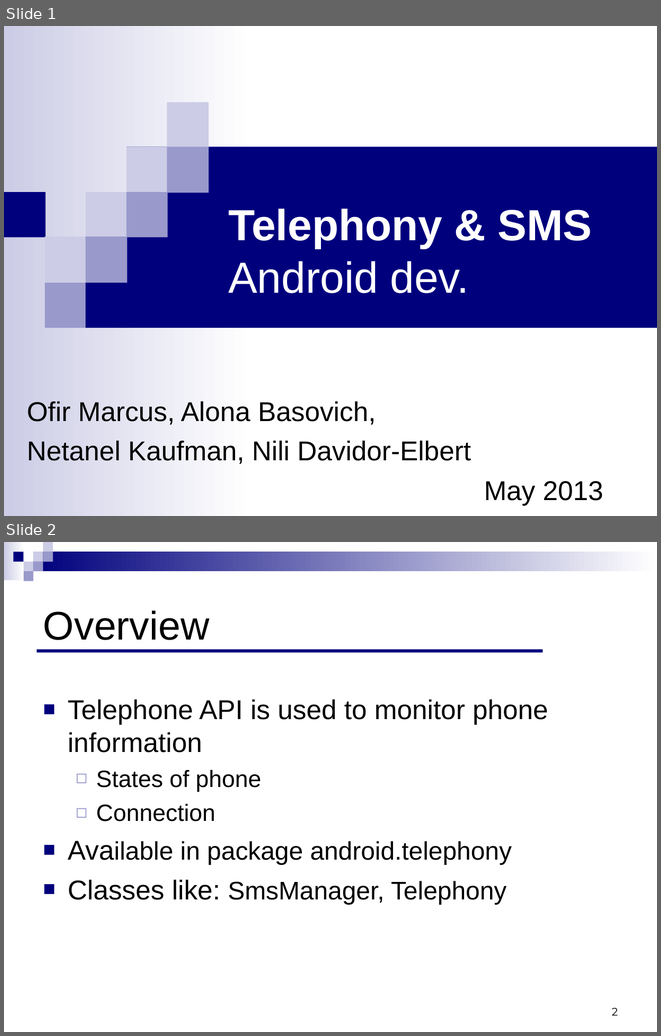
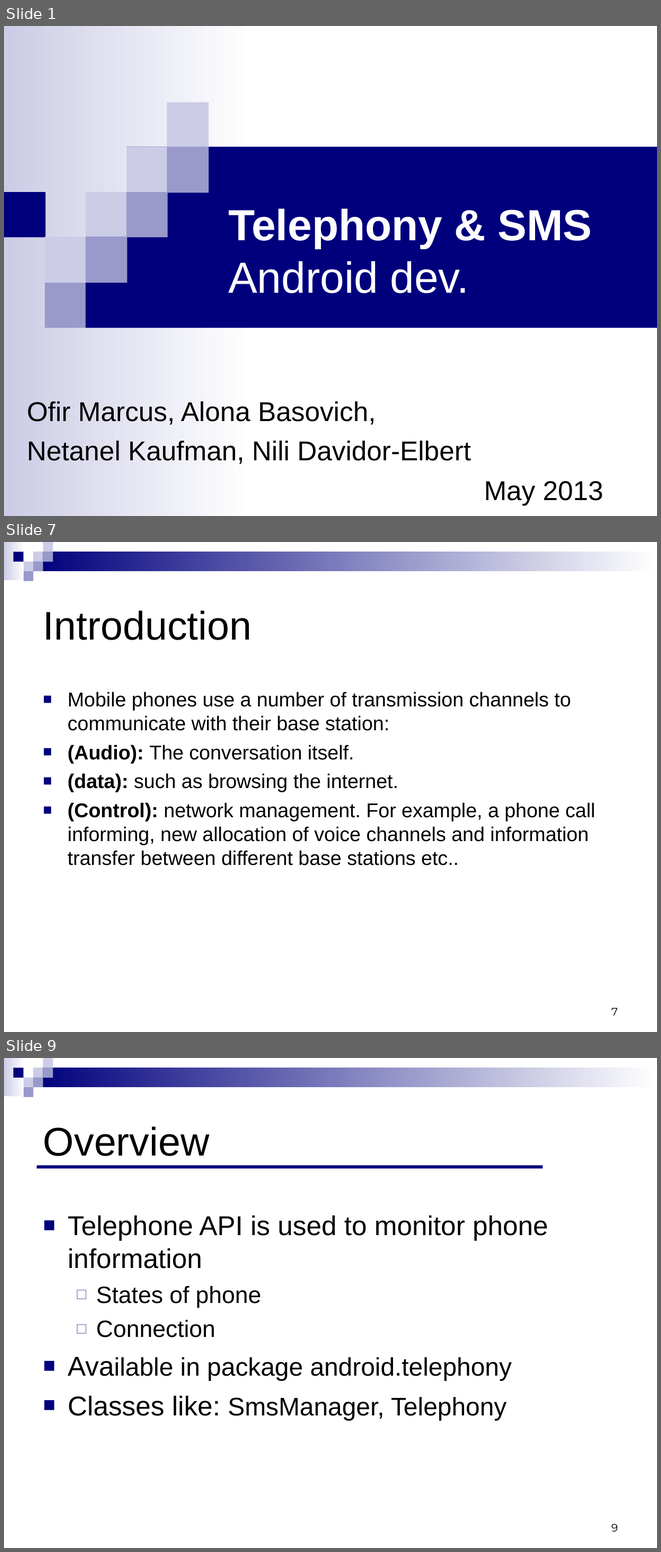
Before and after one commit to ndavidor/SmsTelephony, a slide deck: Telephony&SMS.ppt. Shown one above the other, each under a label of ours: slides 1 and 2 before the commit, slides 1, 7 and 9 after it; the slides between them are not shown. The pictures are 661x1036 and 661x1552 pixels, drawn with LibreOffice and Linux fonts; fonts in the diff are those of the drawing. Boxes give left, top, right and bottom in pixels: in the first picture for what was removed or moved away, otherwise in the second. Text is boxed around its words. In the diff, an @@ line names an element or a change of style, - is before the commit and + after.

```diff
--- a/Telephony&SMS.ppt
+++ b/Telephony&SMS.ppt
@@ slide 7 added at box(4, 542, 657, 1032), background #FFFFFF; not listed: 9 template elements that a slide beside it also shows @@
@@ title added at box(43, 610, 252, 640), 44 pt, text #000000 @@
+Introduction
@@ text added at box(68, 691, 595, 865), 22 pt, text #000000 @@
+■ Mobile phones use a number of transmission channels to communicate with their base station:
+■ (Audio): The conversation itself.
+■ (data): such as browsing the internet.
+■ (Control): network management. For example, a phone call informing, new allocation of voice channels and information transfer between different base stations etc..
@@ page number added at box(611, 1007, 618, 1015), 12 pt, text #000000 @@
+7
@@ what was slide 2 is now slide 9 @@
@@ page number at box(611, 1523, 618, 1531): text changed @@
-2
+9
```
Also in this commit, not shown: 6 other slides added.
